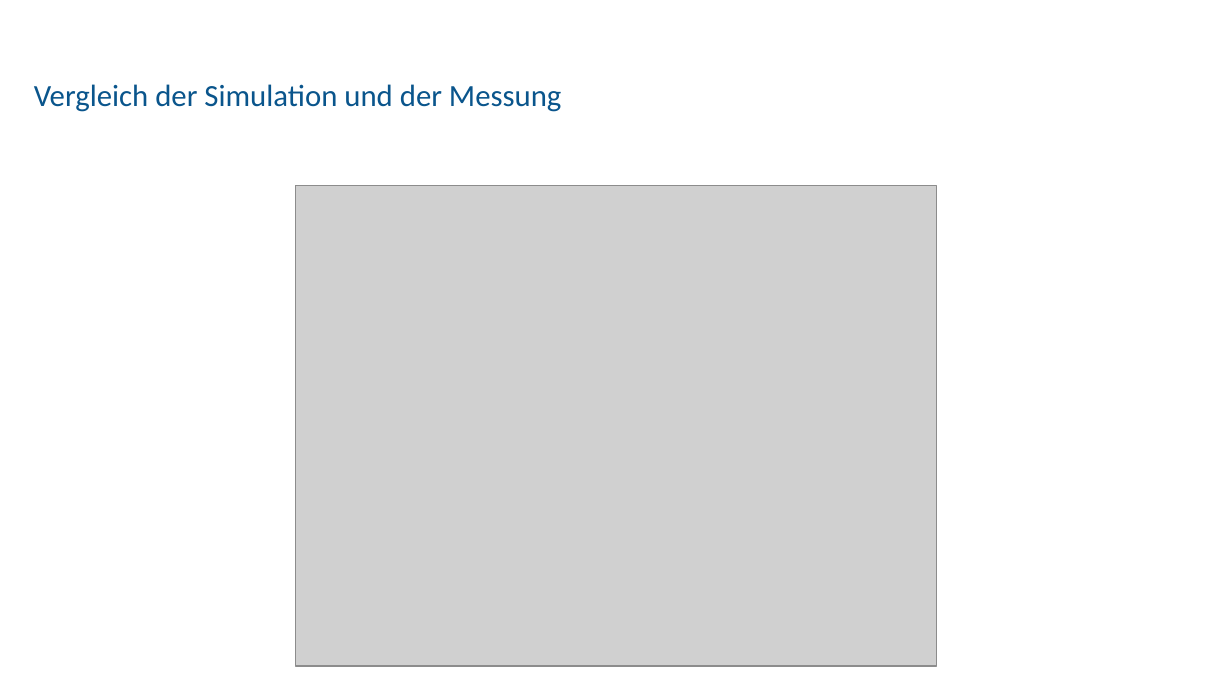
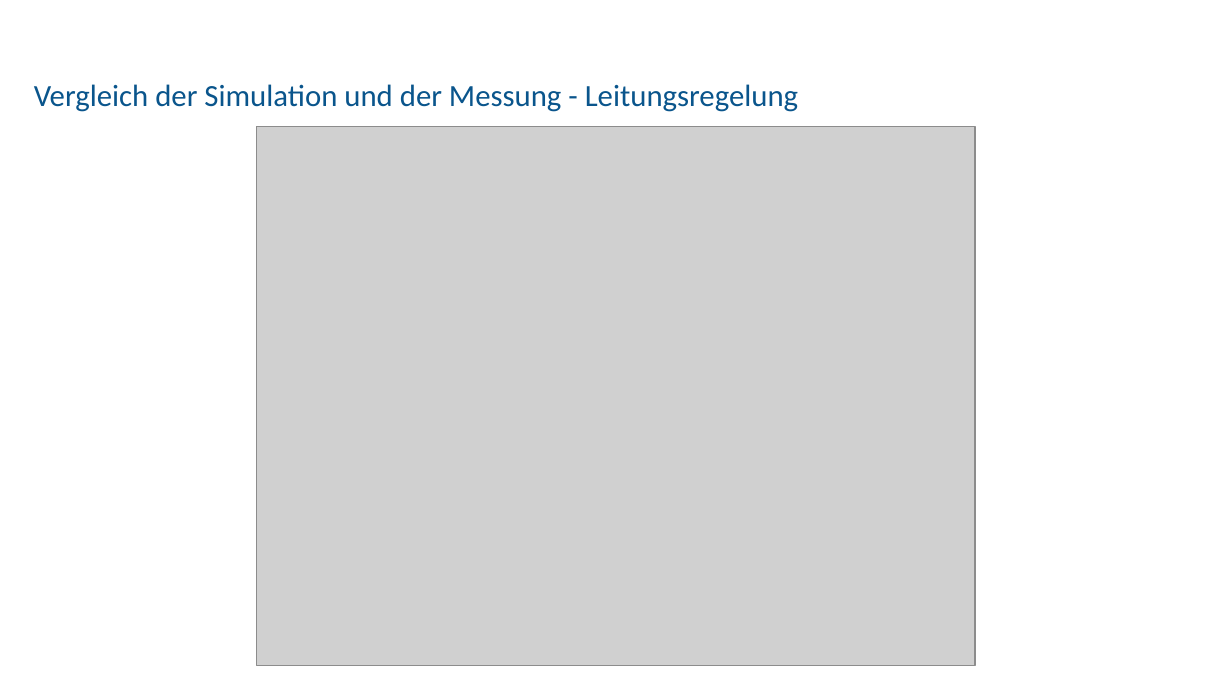
Before and after one commit to mimeiners/ASLK_PRO, a slide deck: slide 9 of docs/img/Experiment_11/Präsentation_ANS_LDO.pptx (slide 8 before the commit). Drawn at 1232x693 pixels with LibreOffice and Linux fonts; fonts in the diff are those of the drawing; grey boxes stand for pictures; background and template pictures are left out. Boxes give left, top, right and bottom in pixels: in the first picture for what was removed or moved away, otherwise in the second. Text is boxed around its words. In the diff, an @@ line names an element or a change of style, - is before the commit and + after.

```diff
--- a/docs/img/Experiment_11/Präsentation_ANS_LDO.pptx
+++ b/docs/img/Experiment_11/Präsentation_ANS_LDO.pptx
@@ title at (x1=34, y1=84, x2=798, y2=112): text changed @@
-Vergleich der Simulation und der Messung
+Vergleich der Simulation und der Messung - Leitungsregelung
@@ picture resized from (x1=296, y1=186, x2=936, y2=667) to (x1=256, y1=127, x2=975, y2=665) @@
```
Also in this commit, not shown: 7 other slides changed, 3 slides added, 2 slides removed, 5 other files.
